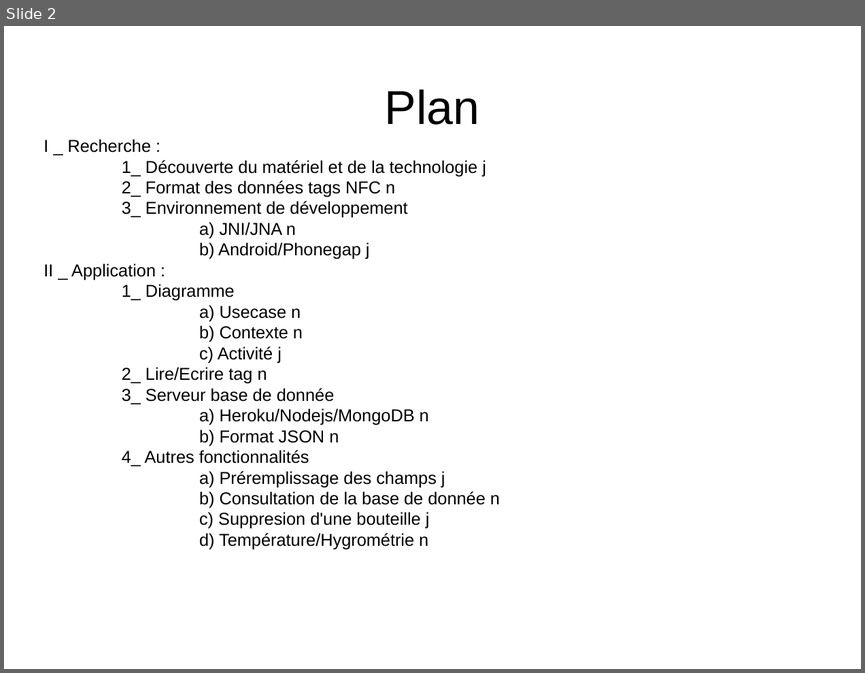
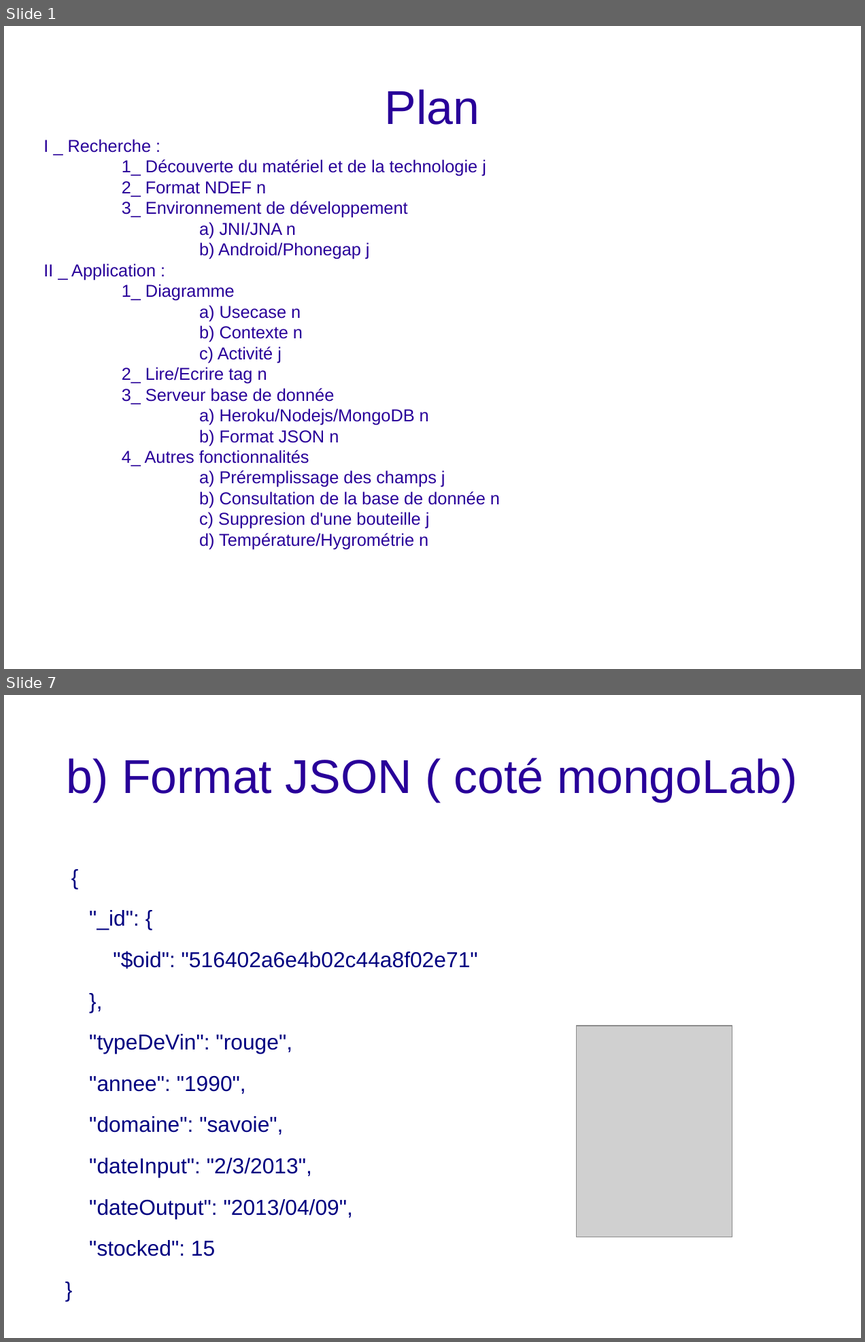
Before and after one commit to bigoud/e-cave, a slide deck: Presentation.odp. Shown one above the other, each under a label of ours: slide 2 before the commit, slides 1 and 7 after it; the slides between them are not shown. The pictures are 865x673 and 865x1342 pixels, drawn with LibreOffice and Linux fonts; fonts in the diff are those of the drawing; grey boxes stand for pictures; background and template pictures are left out. Boxes give left, top, right and bottom in pixels: in the first picture for what was removed or moved away, otherwise in the second. Text is boxed around its words. In the diff, an @@ line names an element or a change of style, - is before the commit and + after.

```diff
--- a/Presentation.odp
+++ b/Presentation.odp
@@ slide 7 added at (x1=4, y1=695, x2=861, y2=1338), background picture (left out) @@
@@ title added at (x1=67, y1=758, x2=797, y2=802), 44 pt, text #280099 @@
+b) Format JSON ( coté mongoLab)
@@ text added at (x1=89, y1=910, x2=478, y2=1256), 20 pt, text #000080 @@
+{
+"_id": {
+"$oid": "516402a6e4b02c44a8f02e71"
+},
+"typeDeVin": "rouge",
+"annee": "1990",
+"domaine": "savoie",
+"dateInput": "2/3/2013",
+"dateOutput": "2013/04/09",
+"stocked": 15
+}
@@ picture added at (x1=577, y1=1025, x2=732, y2=1237) @@
@@ what was slide 2 is now slide 1 @@
@@ slide 1 changed as well @@
@@ title "Plan" at (x1=385, y1=89, x2=480, y2=125): text colour #000000 to #280099 @@
@@ subtitle "I _ Recherche :" moved from (x1=43, y1=160, x2=500, y2=549) to (x1=43, y1=139, x2=500, y2=549) @@
@@ subtitle at (x1=43, y1=139, x2=500, y2=549): text colour #000000 to #280099 @@
@@ subtitle at (x1=122, y1=181, x2=266, y2=197): text changed; text colour #000000 to #280099 @@
-2_ Format des données tags NFC n
+2_ Format NDEF n
```
Also in this commit, not shown: 7 other slides added, 1 slide removed.
